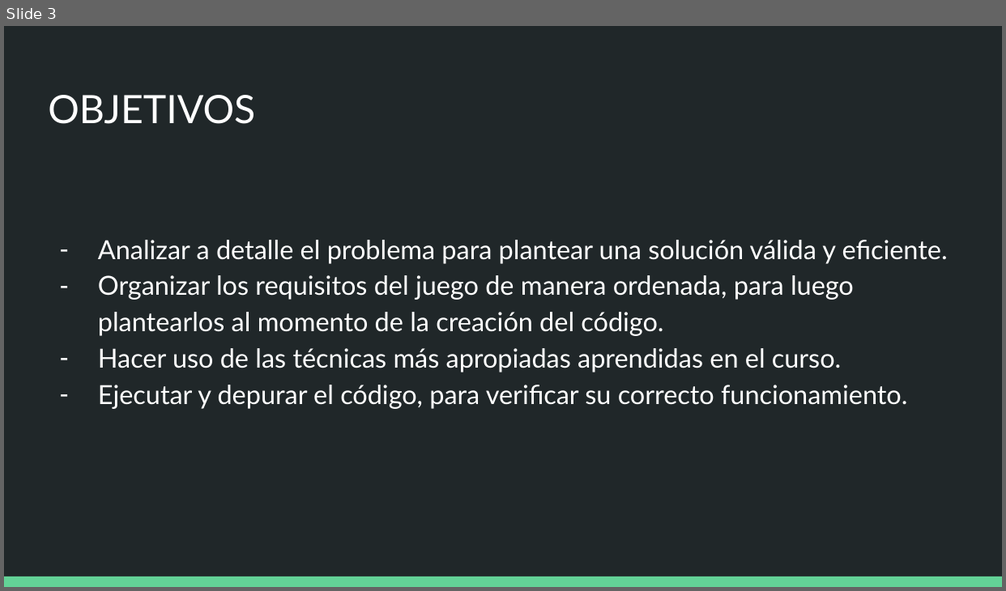
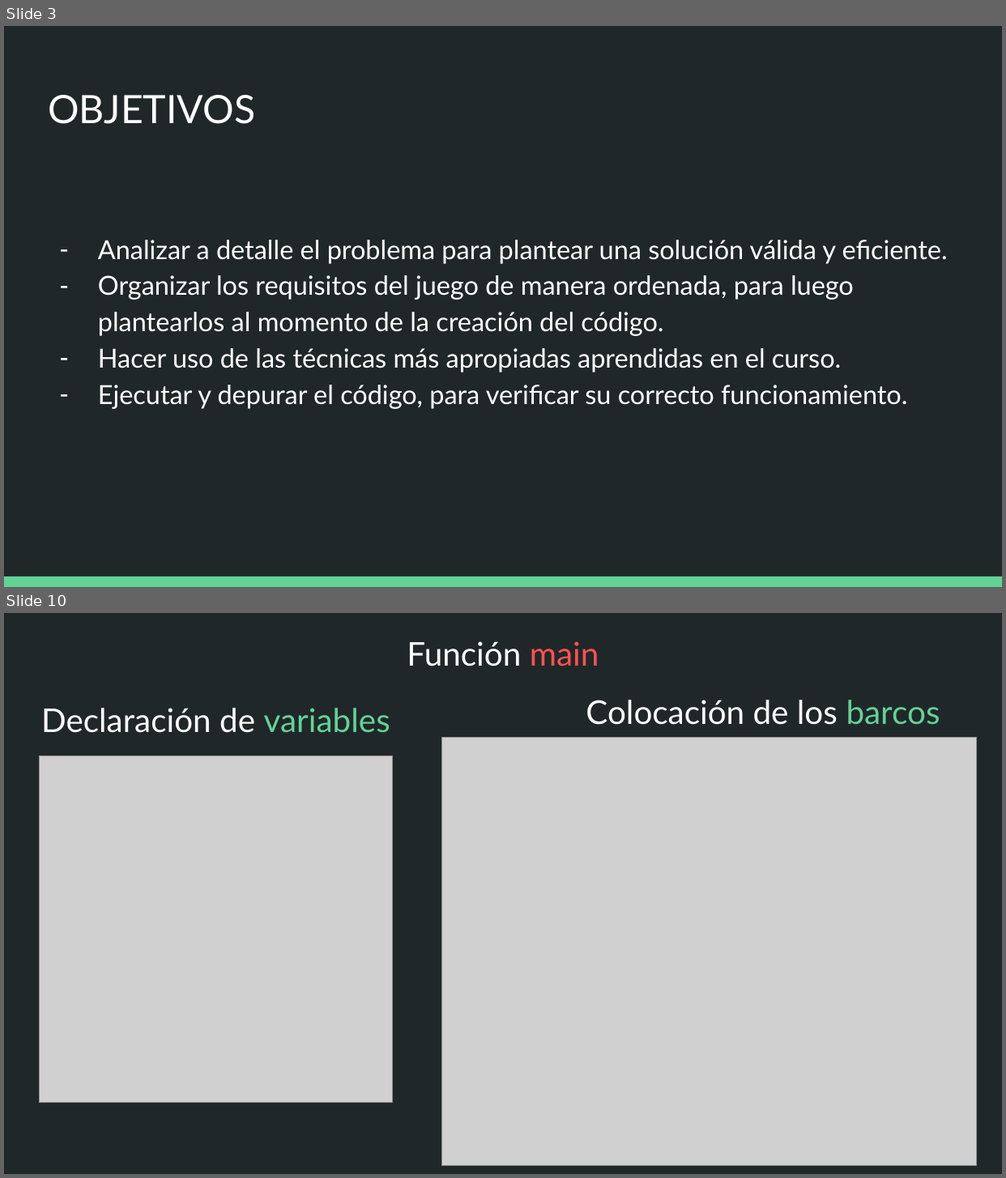
Before and after one commit to Z4N4T3/Sophie, a slide deck: aja.pptx. Shown one above the other, each under a label of ours: slide 3 before the commit, slides 3 and 10 after it; the slides between them are not shown. The pictures are 1006x591 and 1006x1178 pixels, drawn with LibreOffice and Linux fonts; fonts in the diff are those of the drawing; grey boxes stand for pictures. Boxes give left, top, right and bottom in pixels: in the first picture for what was removed or moved away, otherwise in the second. Text is boxed around its words. In the diff, an @@ line names an element or a change of style, - is before the commit and + after.

```diff
--- a/aja.pptx
+++ b/aja.pptx
@@ slide 10 added at [4, 613, 1002, 1174], background #202729 @@
@@ title added at [407, 641, 599, 666], 23.6 pt, text #FFFFFF @@
+Función main
@@ title added at [41, 708, 390, 733], 23.6 pt, text #FFFFFF @@
+Declaración de variables
@@ title added at [586, 700, 940, 725], 23.6 pt, text #FFFFFF @@
+Colocación de los barcos
@@ picture added at [39, 756, 392, 1103] @@
@@ picture added at [441, 738, 976, 1167] @@
```
Also in this commit, not shown: 7 other slides added, 1 slide removed.
